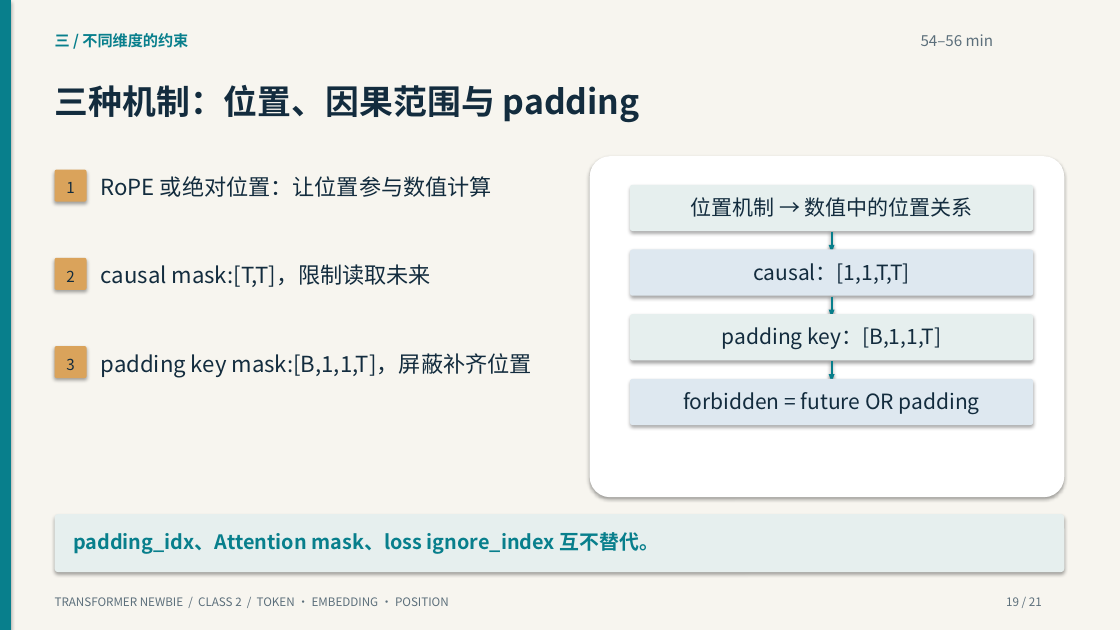
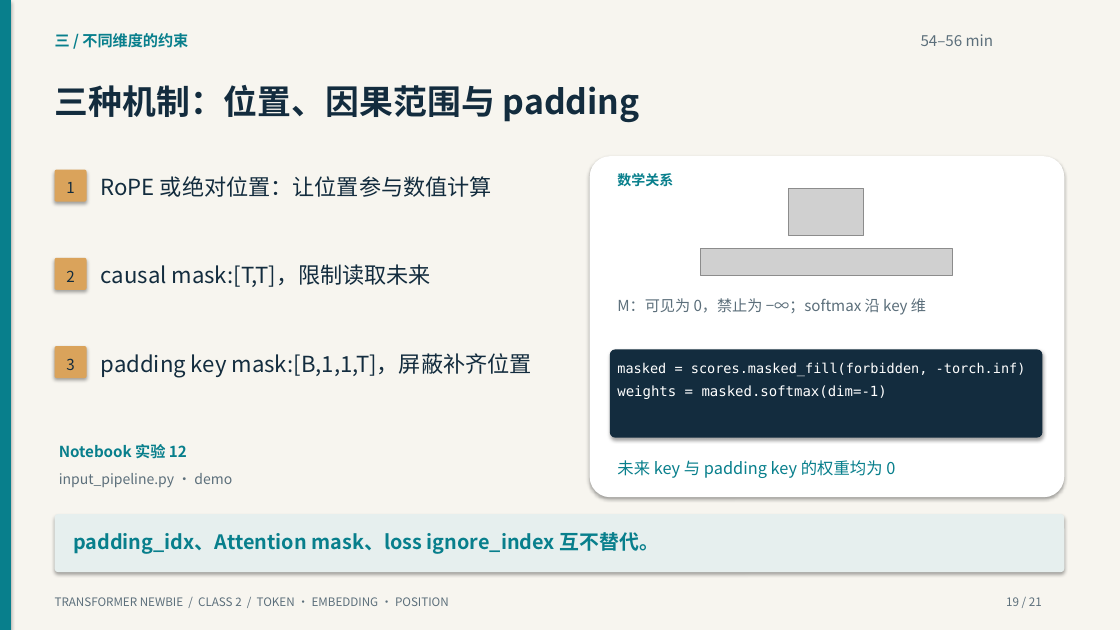
Before and after one commit to yangzy723/Transformer-Newbie, a slide deck: slide 19 of class2/class2_tokens_embeddings_positions.pptx. Drawn at 1120x630 pixels with LibreOffice and Linux fonts; fonts in the diff are those of the drawing; grey boxes stand for pictures. Boxes give left, top, right and bottom in pixels: in the first picture for what was removed or moved away, otherwise in the second. Text is boxed around its words. In the diff, an @@ line names an element or a change of style, - is before the commit and + after.

```diff
--- a/class2/class2_tokens_embeddings_positions.pptx
+++ b/class2/class2_tokens_embeddings_positions.pptx
@@ text at <box>617,173,673,186</box>: text changed; size 18 to 12 pt; text colour #132C3E to #087F8C; bold on @@
-位置机制 → 数值中的位置关系
+数学关系
@@ rounded rectangle removed at <box>630,185,1033,231</box> @@
@@ picture added at <box>789,188,865,235</box> @@
@@ line removed from (832, 232) to (832, 249) @@
@@ rounded rectangle removed at <box>630,250,1033,296</box> @@
@@ picture added at <box>701,249,953,276</box> @@
@@ triangle removed at <box>829,245,835,253</box> @@
@@ text at <box>617,298,926,315</box>: text changed; size 18 to 13 pt; text colour #132C3E to #5C6F7B @@
-causal：[1,1,T,T]
+M：可见为 0，禁止为 −∞；softmax 沿 key 维
@@ line removed from (832, 297) to (832, 313) @@
@@ rounded rectangle removed at <box>630,314,1033,360</box> @@
@@ triangle removed at <box>829,310,835,318</box> @@
@@ rounded rectangle: place and size @@
-rounded rectangle at <box>630,379,1033,425</box>
+rounded rectangle at <box>610,350,1043,438</box>
@@ rounded rectangle at <box>610,350,1043,438</box>: fill #DEE8F0 to #132C3E @@
@@ text added at <box>617,362,1026,376</box>, 11.6 pt, text #FFFFFF @@
+masked = scores.masked_fill(forbidden, -torch.inf)
@@ text added at <box>617,385,887,399</box>, 12 pt, text #FFFFFF @@
+weights = masked.softmax(dim=-1)
@@ triangle removed at <box>829,375,835,382</box> @@
@@ line removed from (832, 361) to (832, 378) @@
@@ text removed at <box>683,392,980,414</box> @@
-forbidden = future OR padding
@@ text added at <box>59,444,187,458</box>, 13 pt, text #087F8C, bold @@
+Notebook 实验 12
@@ text added at <box>59,473,232,487</box>, 12 pt, text #5C6F7B @@
+input_pipeline.py · demo
@@ text at <box>617,460,895,478</box>: text changed; size 18 to 14 pt; text colour #132C3E to #087F8C @@
-padding key：[B,1,1,T]
+未来 key 与 padding key 的权重均为 0
```
Also in this commit, not shown: 17 other slides changed, 41 other files.
